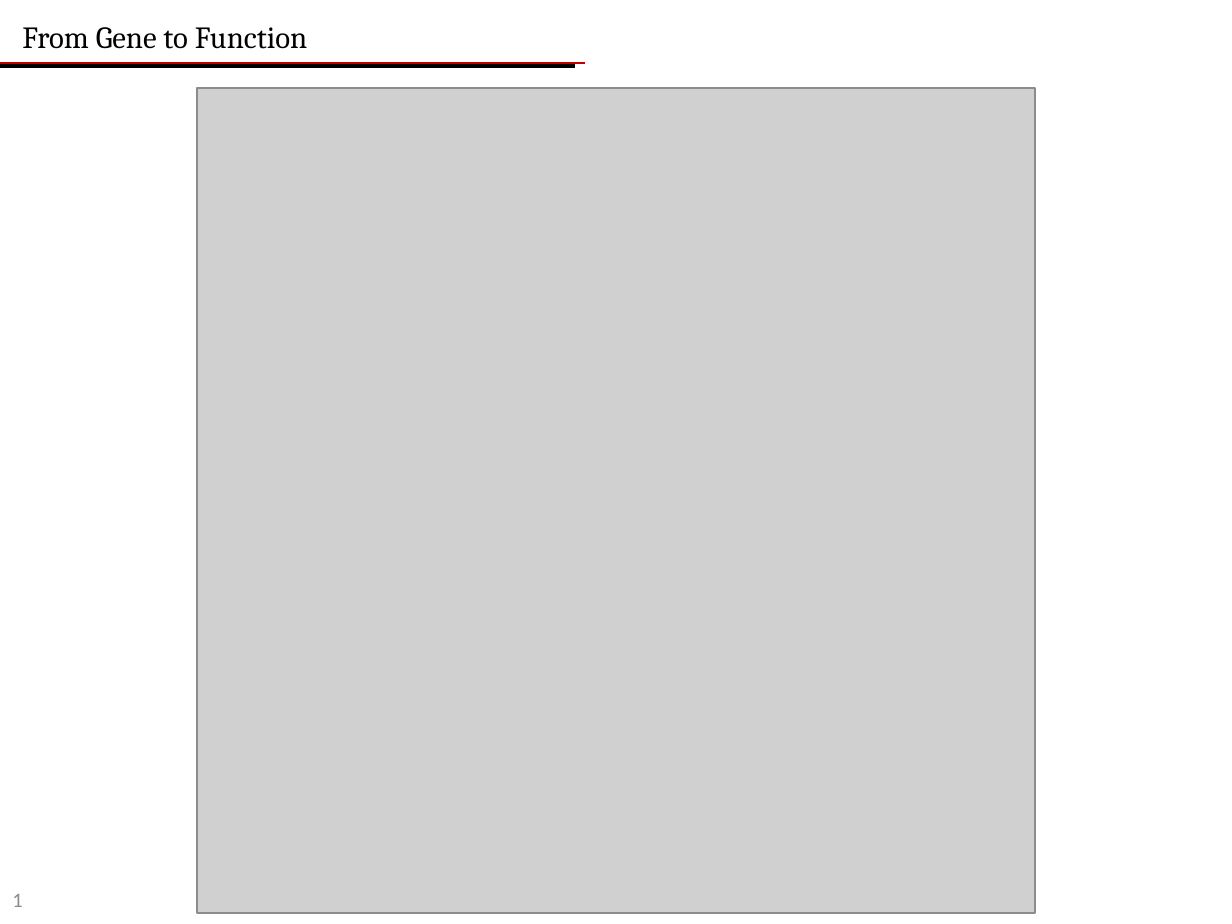
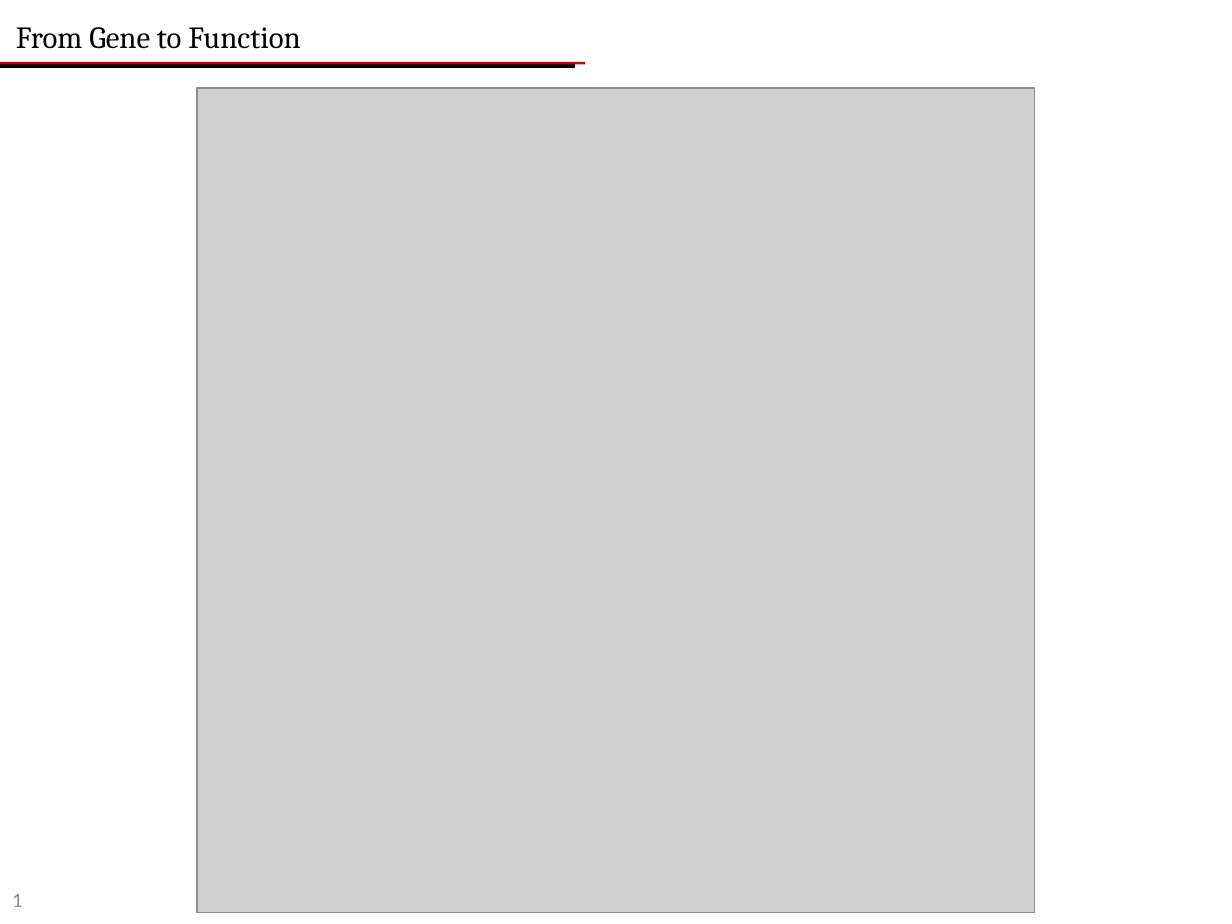
Before and after one commit to GTPB/IBIP19, a slide deck: slide 1 of pages/proteogenomics/resources/slides/day2.pptx. Drawn at 1232x924 pixels with LibreOffice and Linux fonts; fonts in the diff are those of the drawing; grey boxes stand for pictures. Boxes give left, top, right and bottom in pixels: in the first picture for what was removed or moved away, otherwise in the second. Text is boxed around its words. In the diff, an @@ line names an element or a change of style, - is before the commit and + after.

```diff
--- a/pages/proteogenomics/resources/slides/day2.pptx
+++ b/pages/proteogenomics/resources/slides/day2.pptx
@@ text "From Gene to Function": place and size @@
-text "From Gene to Function" at (22,27,308,49)
+text "From Gene to Function" at (16,27,301,49)
```
Also in this commit, not shown: 2 other slides changed, 3 other files.
